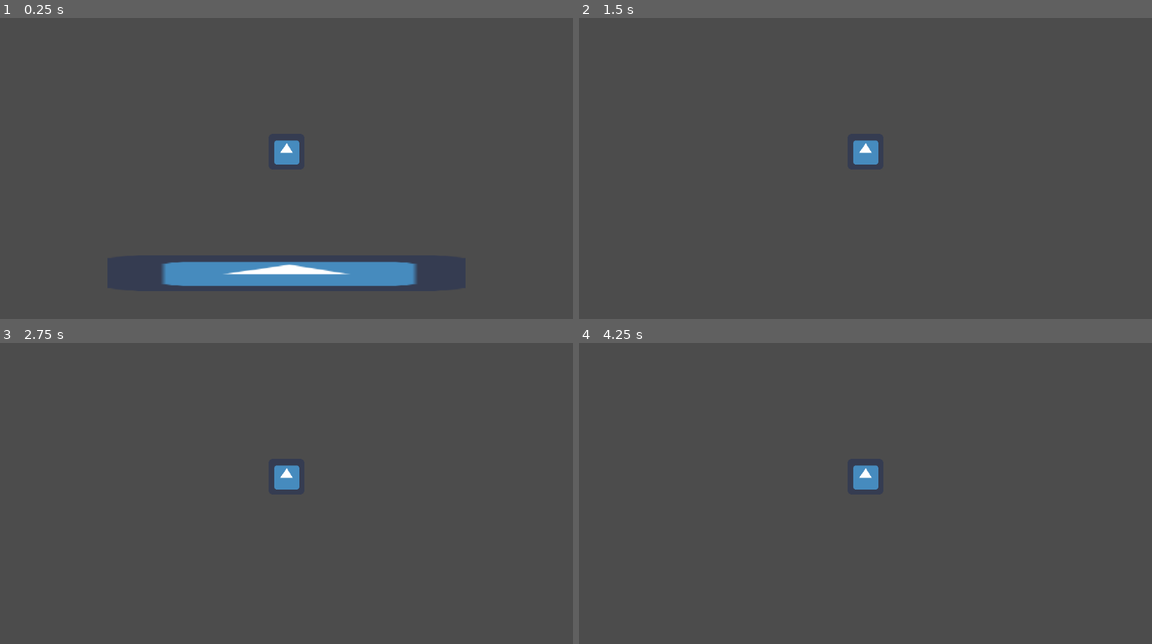
Above: before the commit, frames 1-4 (two rows, left to right).
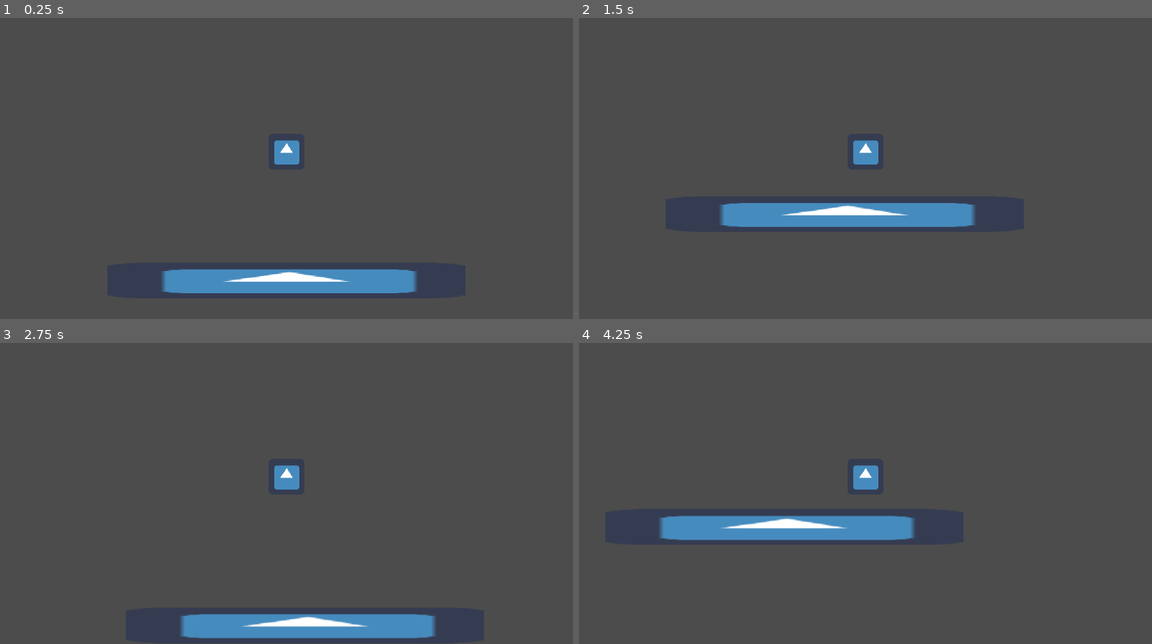
Above: after the commit, the same moments.

Repository: mariothedog/Toybox
Game: Godot game, scene res://Testing/Slow-mo effect/Slow-mo Effect.tscn
Same seed, same stepped clock (60 frames per second), same inputs: the game is played once before the commit and once after it. The engine's default icon, where the game draws it, is replaced by a stand-in: a white triangle on a blue panel in a dark square.
Inputs (mouse positions are in pixels of both pictures, inside the frame that each line leads up to):
- Up to frame 1 (0.25 s): no input
- Up to frame 2 (1.5 s): move the mouse to (991, 135) at 0.52 s; press the mouse at (991, 135) at 0.53 s; hold D (right) from 0.53 s (still down); tap Space (space, bound only before the commit) at 0.6 s; tap W (up) at 0.77, 1.07 s; move the mouse to (750, 168) at 1.27 s; release the mouse at (750, 168) at 1.28 s; click (750, 168) at 1.35 s
- Up to frame 3 (2.75 s): tap W (up) at 1.52, 1.55, 1.82, 2.1 s; move the mouse to (343, 403) at 2.02 s; release D (right) at 2.03 s; hold A (left) from 2.03 s (still down); tap Space (space, bound only before the commit) at 2.3 s
- Up to frame 4 (4.25 s): move the mouse to (836, 544) at 2.77 s; release A (left) at 2.78 s; hold D (right) from 2.78 s (still down); tap Space (space, bound only before the commit) at 2.85 s; tap W (up) at 3.02, 3.32, 3.77, 3.8, 4.07 s; click (836, 544) at 3.05 s; move the mouse to (1037, 526) at 3.52 s; press the mouse at (1037, 526) at 3.53 s

The runs differ from the first frame. In frame 1, 3.0% of the frame differs, in the area x 28-73%, y 80-92%; in frame 2, 3.6%; in frame 3, 3.6%; in frame 4, 3.7%, in the area x 14-59%, y 57-66%.

Commit message:
Added a slow motion effect.

Diff:
--- a/Generic/Side-scroll player.gd
+++ b/Generic/Side-scroll player.gd
@@ -1,35 +1,39 @@
 extends KinematicBody2D
 
 # Movement exports
-export var _SPEED = 300
-export var _JUMP_SPEED = 500
-export var _GRAVITY = 600
+export var SPEED = 300
+export var JUMP_SPEED = 500
+export var GRAVITY = 600
 
 # Movement variables
-var _velocity = Vector2()
-var _jump = false
+var velocity = Vector2()
+var jump = false
 
 func _physics_process(delta):
-	_get_input()
-	_movement(delta)
+	get_input()
+	get_additional_input()
+	movement(delta)
 
-func _get_input():
-	var _horizontal_input_vel = 0
+func get_input():
+	var horizontal_input_vel = 0
 	if Input.is_action_pressed("right"):
-		_horizontal_input_vel += 1
+		horizontal_input_vel += 1
 	if Input.is_action_pressed("left"):
-		_horizontal_input_vel -= 1
+		horizontal_input_vel -= 1
 
-	_velocity.x = _horizontal_input_vel * _SPEED
+	velocity.x = horizontal_input_vel * SPEED
 
-	_jump = false
-	if Input.is_action_just_pressed("space"):
-		_jump = true
+	jump = false
+	if Input.is_action_just_pressed("up"):
+		jump = true
 
-func _movement(delta):
-	_velocity.y += _GRAVITY * delta
+func get_additional_input():
+	pass
 
-	_velocity = move_and_slide(_velocity, Vector2.UP)
+func movement(delta):
+	velocity.y += GRAVITY * delta
 
-	if _jump and is_on_floor():
-		_velocity.y = -_JUMP_SPEED
+	velocity = move_and_slide(velocity, Vector2.UP)
+
+	if jump and is_on_floor():
+		velocity.y = -JUMP_SPEED
--- a/Testing/Slow-mo effect/Slow-mo Effect.tscn
+++ b/Testing/Slow-mo effect/Slow-mo Effect.tscn
@@ -1,14 +1,25 @@
-[gd_scene load_steps=3 format=2]
+[gd_scene load_steps=5 format=2]
 
-[ext_resource path="res://Generic/Side-scroll player.tscn" type="PackedScene" id=1]
+[ext_resource path="res://icon.png" type="Texture" id=1]
 [ext_resource path="res://Generic/Ground.tscn" type="PackedScene" id=2]
+[ext_resource path="res://Testing/Slow-mo effect/Slow-mo Player.gd" type="Script" id=3]
+
+[sub_resource type="RectangleShape2D" id=1]
+extents = Vector2( 32, 32 )
 
 [node name="Slow-mo Effect" type="Node2D"]
 
-[node name="Player" parent="." instance=ExtResource( 1 )]
-_SPEED = 500
-_JUMP_SPEED = 800
-_GRAVITY = 1000
+[node name="Player" type="KinematicBody2D" parent="."]
+script = ExtResource( 3 )
+
+[node name="Camera2D" type="Camera2D" parent="Player"]
+current = true
+
+[node name="Sprite" type="Sprite" parent="Player"]
+texture = ExtResource( 1 )
+
+[node name="CollisionShape2D" type="CollisionShape2D" parent="Player"]
+shape = SubResource( 1 )
 
 [node name="Ground" parent="." instance=ExtResource( 2 )]
 position = Vector2( 0, 251 )
--- /dev/null
+++ b/Testing/Slow-mo effect/Slow-mo Player.gd
@@ -0,0 +1,52 @@
+extends "res://Generic/Side-scroll player.gd"
+
+# Slow-mo constants
+const END_VALUE = 1
+
+# Slow-mo variables
+var slow_mo_enabled = false
+var slow_mo_fade_out = false
+var time_start
+var duration_ms
+var start_value
+
+func _ready():
+	Engine.time_scale = 1
+
+func _process(_delta):
+	if slow_mo_fade_out:
+		var current_time = OS.get_ticks_msec() - time_start
+		var time_scale = circ_ease_in(current_time, start_value, END_VALUE, duration_ms)
+		if current_time >= duration_ms:
+			slow_mo_fade_out = false
+			time_scale = END_VALUE
+			print(" ")
+		Engine.time_scale = time_scale
+
+func get_additional_input():
+	if Input.is_action_pressed("left_click"):
+		start_slow_mo()
+	else:
+		if slow_mo_enabled:
+			stop_slow_mo(0.2)
+
+func start_slow_mo(start_strength = 0.9):
+	start_value = 1 - start_strength
+	Engine.time_scale = start_value
+	slow_mo_enabled = true
+
+func stop_slow_mo(duration = 0.4):
+	# The duration refers to how long the fade lasts.
+	time_start = OS.get_ticks_msec()
+	duration_ms = duration * 1000
+	slow_mo_enabled = false
+	slow_mo_fade_out = true
+
+# t: current time
+# b: start value
+# c: end value
+# d: duration
+func circ_ease_in(t, b, c, d): # Tween is affected by Engine.time_scale so the easing has to be done manually.
+	# http://gizma.com/easing/
+	t /= d
+	return -c * (sqrt(1 - t * t) - 1 ) + b
--- a/project.godot
+++ b/project.godot
@@ -45,9 +45,14 @@
 , Object(InputEventKey,"resource_local_to_scene":false,"resource_name":"","device":0,"alt":false,"shift":false,"control":false,"meta":false,"command":false,"pressed":false,"scancode":16777233,"unicode":0,"echo":false,"script":null)
  ]
 }
-space={
+left_click={
 "deadzone": 0.5,
-"events": [ Object(InputEventKey,"resource_local_to_scene":false,"resource_name":"","device":0,"alt":false,"shift":false,"control":false,"meta":false,"command":false,"pressed":false,"scancode":32,"unicode":0,"echo":false,"script":null)
+"events": [ Object(InputEventMouseButton,"resource_local_to_scene":false,"resource_name":"","device":0,"alt":false,"shift":false,"control":false,"meta":false,"command":false,"button_mask":0,"position":Vector2( 0, 0 ),"global_position":Vector2( 0, 0 ),"factor":1.0,"button_index":1,"pressed":false,"doubleclick":false,"script":null)
+ ]
+}
+right_click={
+"deadzone": 0.5,
+"events": [ Object(InputEventMouseButton,"resource_local_to_scene":false,"resource_name":"","device":0,"alt":false,"shift":false,"control":false,"meta":false,"command":false,"button_mask":0,"position":Vector2( 0, 0 ),"global_position":Vector2( 0, 0 ),"factor":1.0,"button_index":2,"pressed":false,"doubleclick":false,"script":null)
  ]
 }
 
